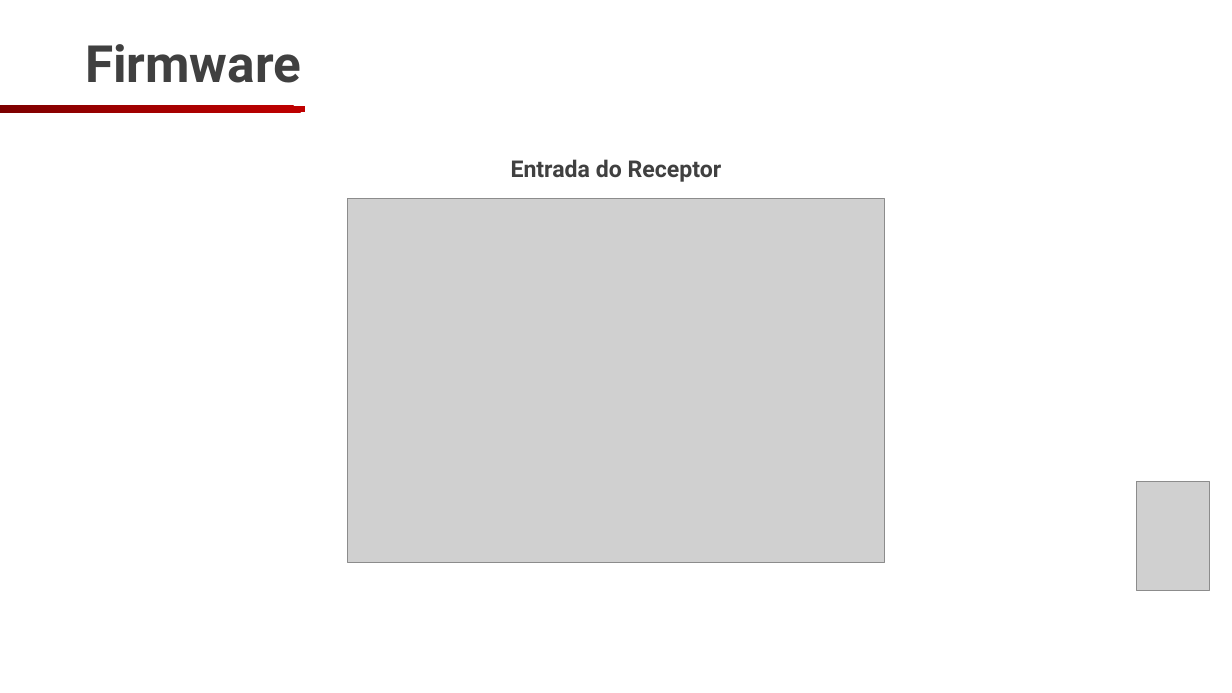
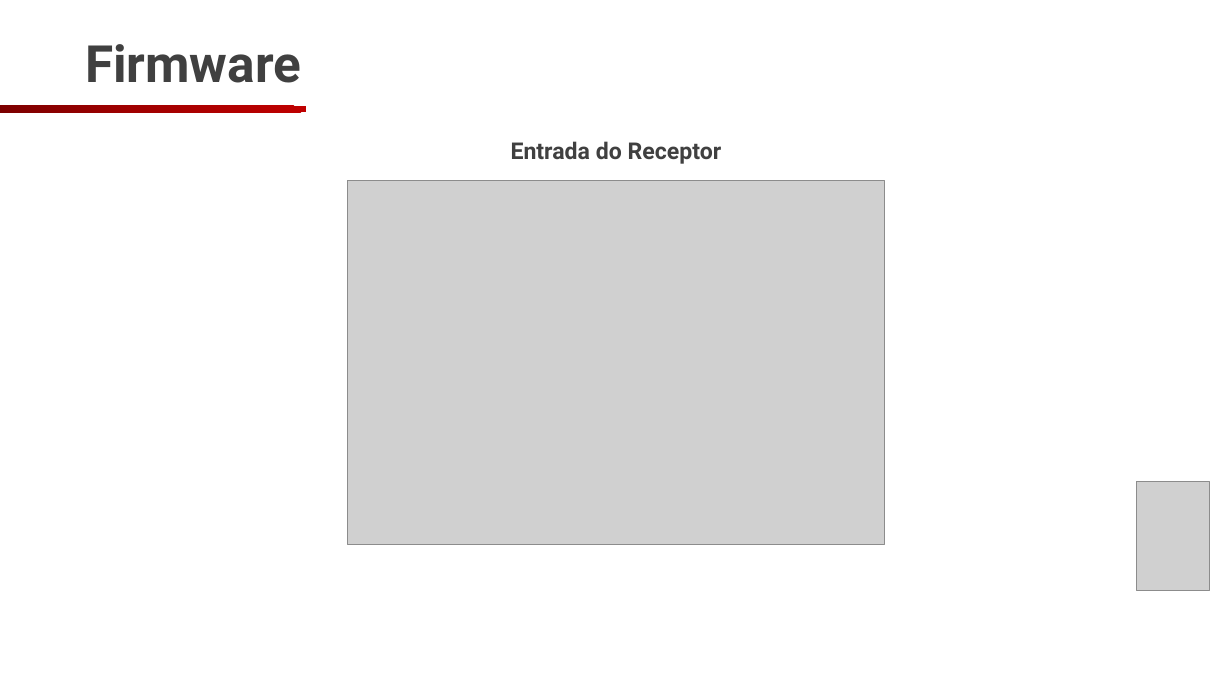
Before and after one commit to NBO2001/InfraDroid, a slide deck: slide 11 of slides/02_apresentacao/slide_02.pptx. Drawn at 1232x693 pixels with LibreOffice and Linux fonts; fonts in the diff are those of the drawing; grey boxes stand for pictures; background and template pictures are left out. Boxes give left, top, right and bottom in pixels: in the first picture for what was removed or moved away, otherwise in the second. Text is boxed around its words. In the diff, an @@ line names an element or a change of style, - is before the commit and + after.

```diff
--- a/slides/02_apresentacao/slide_02.pptx
+++ b/slides/02_apresentacao/slide_02.pptx
@@ text "Entrada do Receptor": place and size @@
-text "Entrada do Receptor" at bbox=[511, 159, 722, 182]
+text "Entrada do Receptor" at bbox=[511, 141, 722, 164]
@@ picture: place and size @@
-picture at bbox=[348, 199, 884, 563]
+picture at bbox=[348, 180, 884, 544]
```
Also in this commit, not shown: 4 other slides changed, 2 slides added, 2 slides removed, 4 other files.
